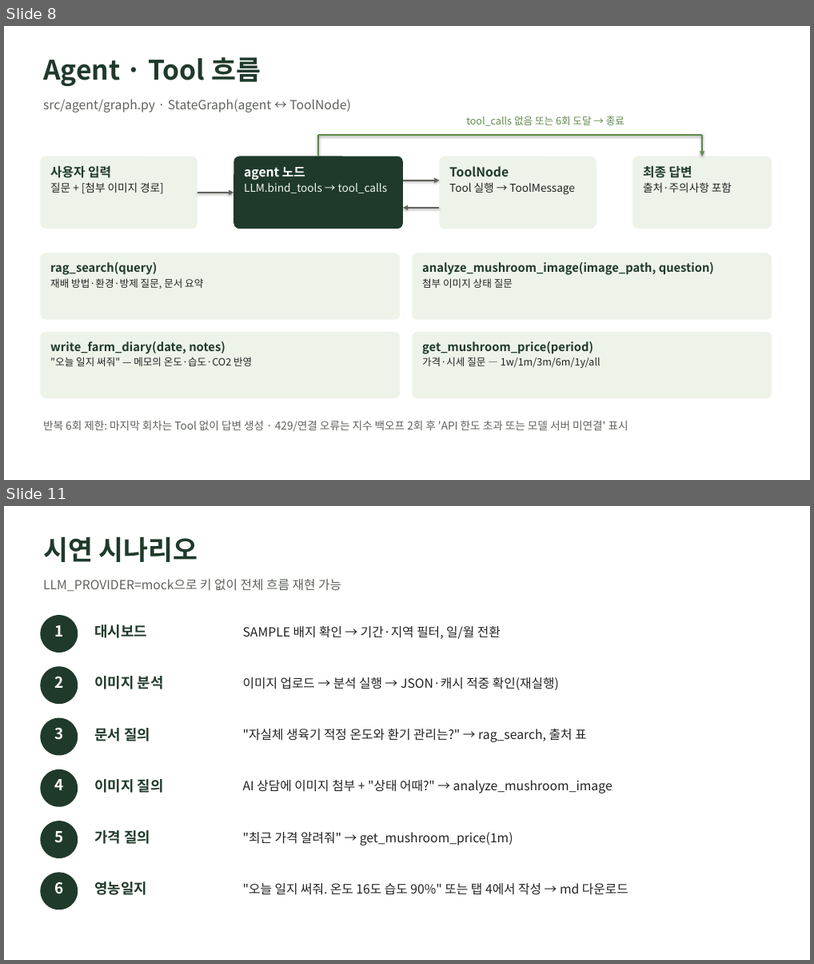
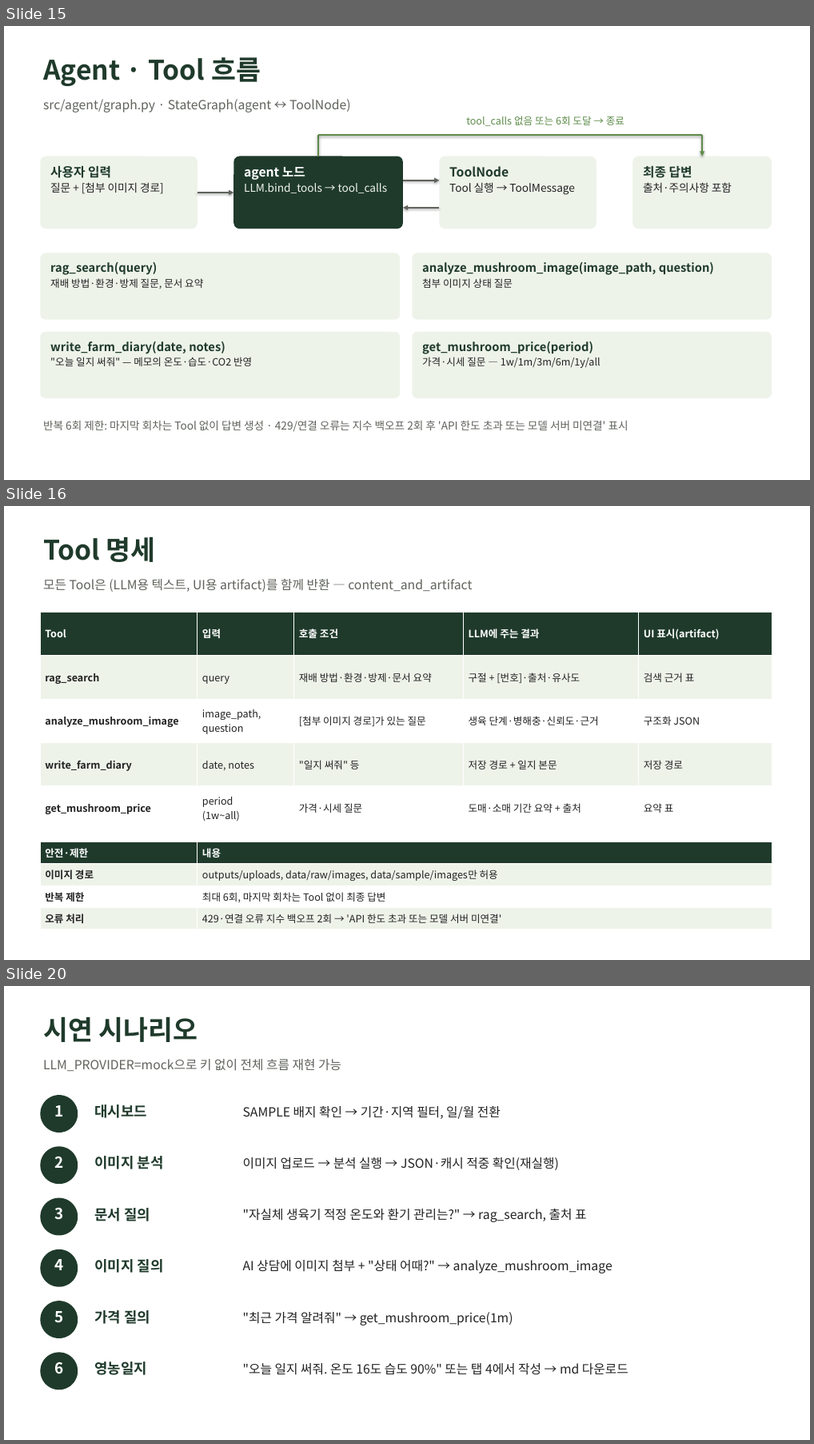
Before and after one commit to ruberduckdot/ICT-work, a slide deck: docs/발표자료.pptx. Shown one above the other, each under a label of ours: slides 8 and 11 before the commit, slides 15, 16 and 20 after it; the slides between them are not shown. The pictures are 814x964 and 814x1444 pixels, drawn with LibreOffice and Linux fonts; fonts in the diff are those of the drawing. Boxes give left, top, right and bottom in pixels: in the first picture for what was removed or moved away, otherwise in the second. Text is boxed around its words. In the diff, an @@ line names an element or a change of style, - is before the commit and + after.

```diff
--- a/docs/발표자료.pptx
+++ b/docs/발표자료.pptx
@@ slide 16 added at (4, 506, 810, 960), background #FFFFFF @@
@@ text added at (43, 537, 156, 562), 32 pt, text #1F3A2B, bold @@
+Tool 명세
@@ text added at (43, 579, 472, 592), 15 pt, text #5F635C @@
+모든 Tool은 (LLM용 텍스트, UI용 artifact)를 함께 반환 — content_and_artifact
@@ table added at (40, 612, 772, 830), 5 rows, 5 columns @@
+Tool | 입력 | 호출 조건 | LLM에 주는 결과 | UI 표시(artifact)
+rag_search | query | 재배 방법·환경·방제·문서 요약 | 구절 + [번호]·출처·유사도 | 검색 근거 표
+analyze_mushroom_image | image_path, / question | [첨부 이미지 경로]가 있는 질문 | 생육 단계·병해충·신뢰도·근거 | 구조화 JSON
+write_farm_diary | date, notes | "일지 써줘" 등 | 저장 경로 + 일지 본문 | 저장 경로
+get_mushroom_price | period / (1w~all) | 가격·시세 질문 | 도매·소매 기간 요약 + 출처 | 요약 표
@@ table added at (40, 842, 772, 929), 4 rows, 2 columns @@
+안전·제한 | 내용
+이미지 경로 | outputs/uploads, data/raw/images, data/sample/images만 허용
+반복 제한 | 최대 6회, 마지막 회차는 Tool 없이 최종 답변
+오류 처리 | 429·연결 오류 지수 백오프 2회 → 'API 한도 초과 또는 모델 서버 미연결'
@@ what was slide 8 is now slide 15 @@
@@ what was slide 11 is now slide 20 @@
```
Also in this commit, not shown: 2 slides changed, 9 other slides added, 1 slide removed, 18 other files.
